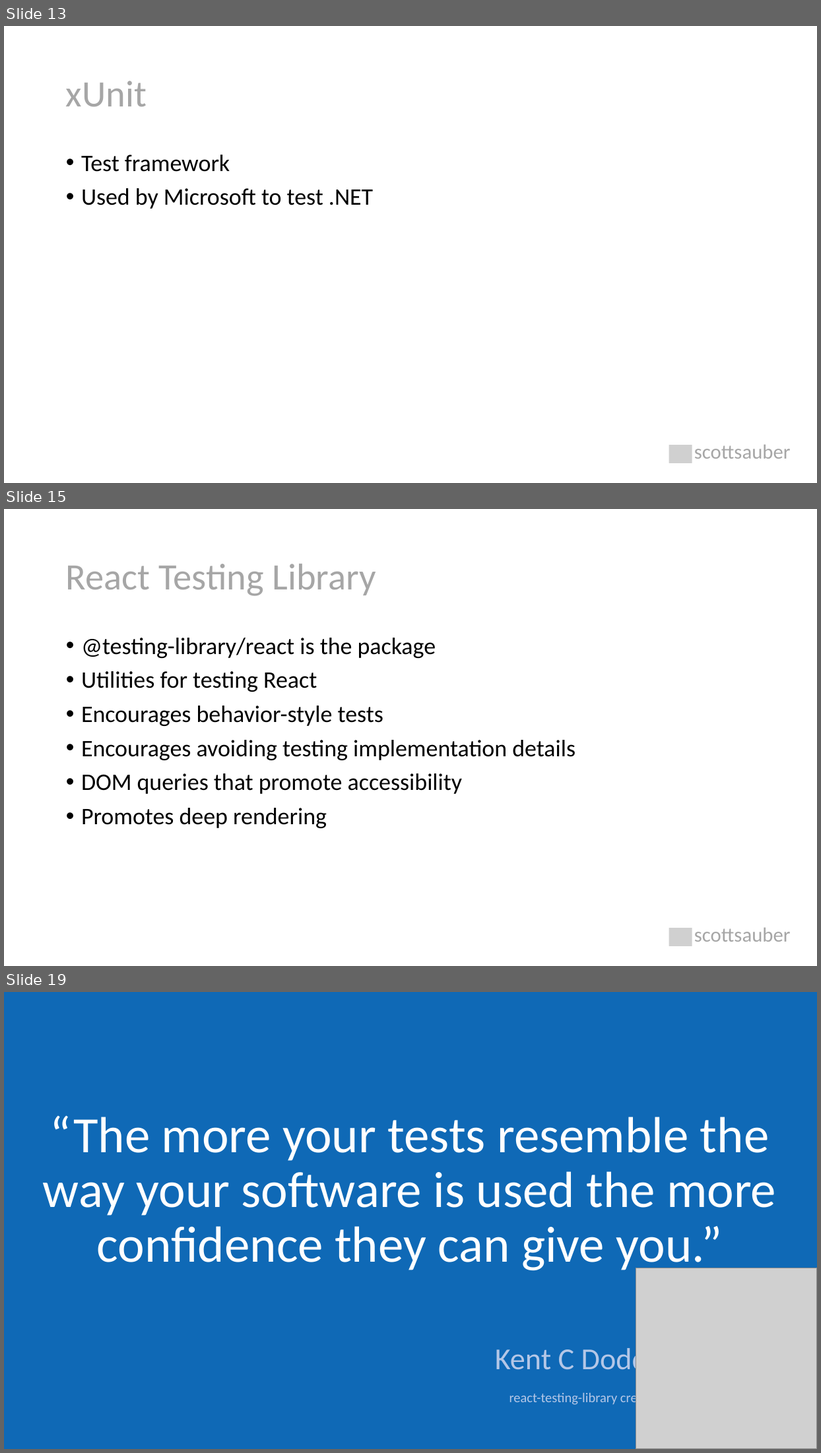
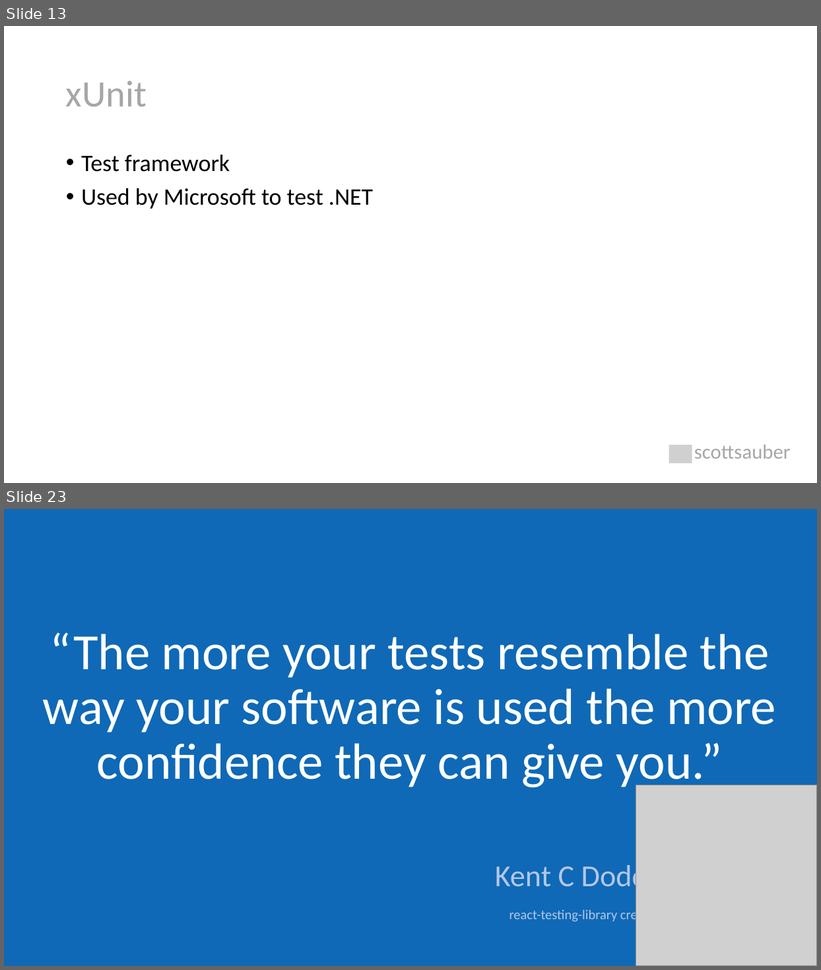
Before and after one commit to scottsauber/talks, a slide deck: 2023-11-09-JetBrains-TDDWithBlazor/TDD with Blazor.pptx. Shown one above the other, each under a label of ours: slides 13, 15 and 19 before the commit, slides 13 and 23 after it; the slides between them are not shown. The pictures are 821x1453 and 821x970 pixels, drawn with LibreOffice and Linux fonts; fonts in the diff are those of the drawing; grey boxes stand for pictures. Boxes give left, top, right and bottom in pixels: in the first picture for what was removed or moved away, otherwise in the second. Text is boxed around its words. In the diff, an @@ line names an element or a change of style, - is before the commit and + after.

```diff
--- a/2023-11-09-JetBrains-TDDWithBlazor/TDD with Blazor.pptx
+++ b/2023-11-09-JetBrains-TDDWithBlazor/TDD with Blazor.pptx
@@ slide 15 removed at (x1=4, y1=509, x2=817, y2=966), background #FFFFFF @@
@@ title removed at (x1=66, y1=564, x2=376, y2=596) @@
-React Testing Library
@@ text removed at (x1=81, y1=638, x2=576, y2=828) @@
-• @testing-library/react is the package
-• Utilities for testing React
-• Encourages behavior-style tests
-• Encourages avoiding testing implementation details
-• DOM queries that promote accessibility
-• Promotes deep rendering
@@ picture removed at (x1=669, y1=928, x2=692, y2=947) @@
@@ text removed at (x1=694, y1=928, x2=791, y2=942) @@
-scottsauber
@@ what was slide 19 is now slide 23 @@
```
Also in this commit, not shown: 9 slides changed, 9 slides added, 2 other slides removed, 6 other files.
